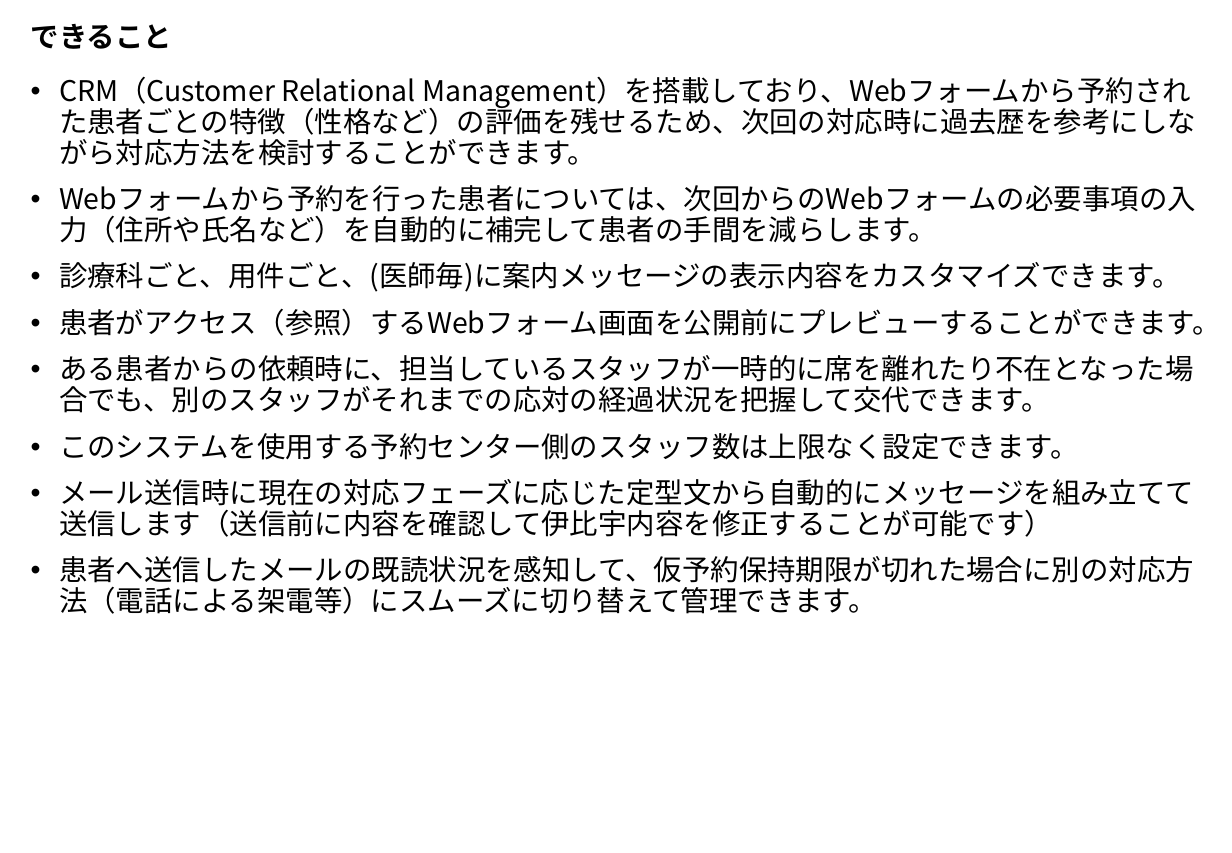
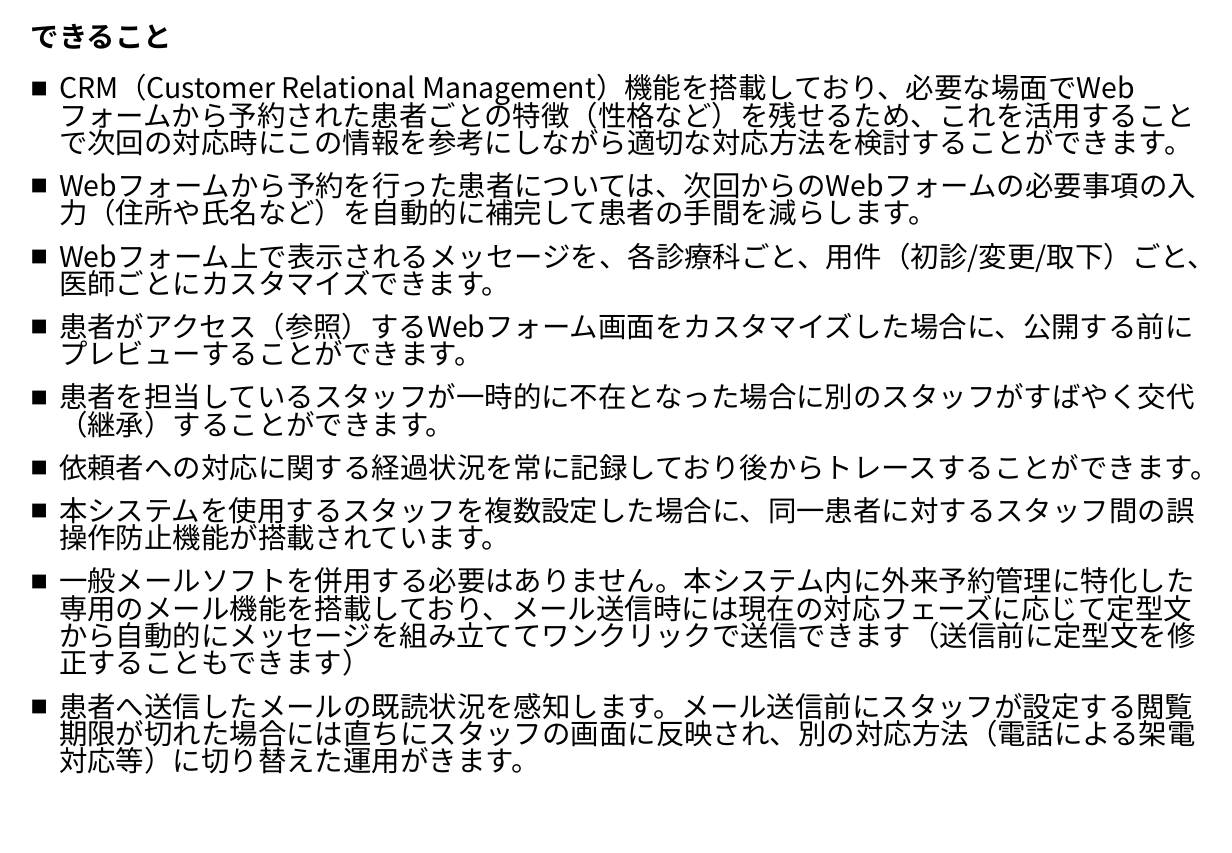
Before and after one commit to MishimaAkifumi-Private/FureaiGp-GairaiYoyakuSystem, a slide deck: slide 3 of Manual/UsersGuide.pptx. Drawn at 1232x853 pixels with LibreOffice and Linux fonts; fonts in the diff are those of the drawing. Boxes give left, top, right and bottom in pixels: in the first picture for what was removed or moved away, otherwise in the second. Text is boxed around its words. In the diff, an @@ line names an element or a change of style, - is before the commit and + after.

```diff
--- a/Manual/UsersGuide.pptx
+++ b/Manual/UsersGuide.pptx
@@ text at <box>59,73,1195,156</box>: text changed @@
-• CRM（Customer Relational Management）を搭載しており、Webフォームから予約された患者ごとの特徴（性格など）の評価を残せるため、次回の対応時に過去歴を参考にしながら対応方法を検討することができます。
+■ CRM（Customer Relational Management）機能を搭載しており、必要な場面でWebフォームから予約された患者ごとの特徴（性格など）を残せるため、これを活用することで次回の対応時にこの情報を参考にしながら適切な対応方法を検討することができます。
@@ text at <box>59,172,1196,226</box>: bullet • to ■; line spacing 0.9 to 0.8 @@
@@ text at <box>59,242,1219,774</box>: text changed @@
-• 診療科ごと、用件ごと、(医師毎)に案内メッセージの表示内容をカスタマイズできます。
-• 患者がアクセス（参照）するWebフォーム画面を公開前にプレビューすることができます。
-• ある患者からの依頼時に、担当しているスタッフが一時的に席を離れたり不在となった場合でも、別のスタッフがそれまでの応対の経過状況を把握して交代できます。
-• このシステムを使用する予約センター側のスタッフ数は上限なく設定できます。
-• メール送信時に現在の対応フェーズに応じた定型文から自動的にメッセージを組み立てて送信します（送信前に内容を確認して伊比宇内容を修正することが可能です）
-• 患者へ送信したメールの既読状況を感知して、仮予約保持期限が切れた場合に別の対応方法（電話による架電等）にスムーズに切り替えて管理できます。
+■ Webフォーム上で表示されるメッセージを、各診療科ごと、用件（初診/変更/取下）ごと、医師ごとにカスタマイズできます。
+■ 患者がアクセス（参照）するWebフォーム画面をカスタマイズした場合に、公開する前にプレビューすることができます。
+■ 患者を担当しているスタッフが一時的に不在となった場合に別のスタッフがすばやく交代（継承）することができます。
+■ 依頼者への対応に関する経過状況を常に記録しており後からトレースすることができます。
+■ 本システムを使用するスタッフを複数設定した場合に、同一患者に対するスタッフ間の誤操作防止機能が搭載されています。
+■ 一般メールソフトを併用する必要はありません。本システム内に外来予約管理に特化した専用のメール機能を搭載しており、メール送信時には現在の対応フェーズに応じて定型文から自動的にメッセージを組み立ててワンクリックで送信できます（送信前に定型文を修正することもできます）
+■ 患者へ送信したメールの既読状況を感知します。メール送信前にスタッフが設定する閲覧期限が切れた場合には直ちにスタッフの画面に反映され、別の対応方法（電話による架電対応等）に切り替えた運用がきます。
```
Also in this commit, not shown: 7 other slides changed, 3 slides added, 1 slide removed, 1 other file.
